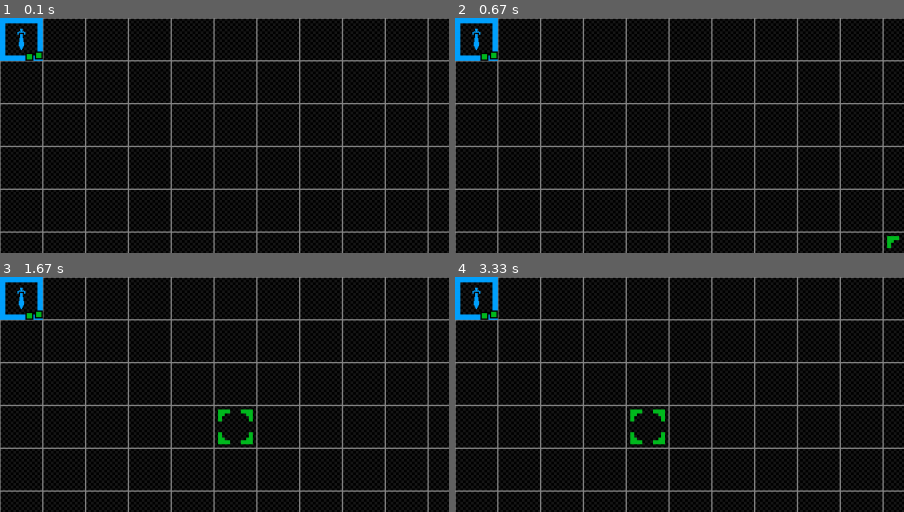
Above: before the commit, frames 1-4 (two rows, left to right).
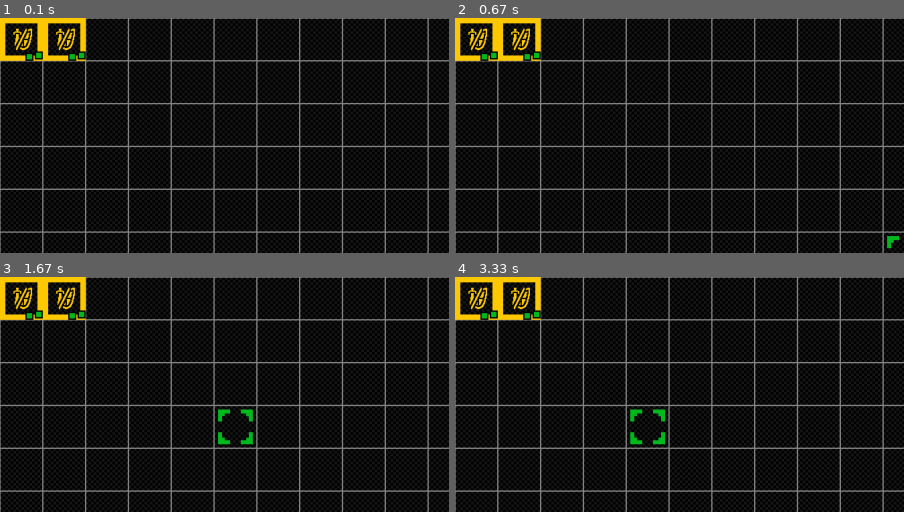
Above: after the commit, the same moments.

Repository: betonpl/pygame
Game: pygame game, started from main/Game.py
Two runs of this game, one before a commit and one after it. Both use one fixed random seed, a clock stepped at 60 frames per second and the inputs below. The source is Python 2; it was converted automatically to run under Python 3.
Inputs (mouse positions are % of the whole screen's width and height, from its top left):
- Up to frame 1 (0.1 s): no input
- Up to frame 2 (0.67 s): click (50, 50) at 0.38 s
- Up to frame 3 (1.67 s): click (60, 72) at 0.72 s; click (87, 85) at 1.05 s; click (26, 30) at 1.38 s
- Up to frame 4 (3.33 s): click (50, 62) at 1.72 s; click (36, 29) at 2.05 s; click (85, 76) at 2.38 s; click (17, 60) at 2.72 s; click (21, 31) at 3.05 s
The pictures show only the part of the screen within x 0-50%, y 0-50%; the shares and areas given below are measured in that part.

The runs differ from the first frame. In frame 1, 2.1% of the frame differs, in the area x 0-20%, y 0-19%; in frame 2, 2.1%; in frame 3, 2.1%; in frame 4, 2.1%.

Commit message:
UnitDrawerResampled, Add BoardConfigurer, and make Board more efficient.

Diff:
--- a/main/Field.py
+++ b/main/Field.py
@@ -1,20 +1,27 @@
-from math import copysign,floor
+from math import copysign, floor
 
 class Field:
 
-    def __init__(self, x, y):
+    def __init__(self, x, y, content):
         self._x = x
         self._y = y
+        self._content = content
+
     @property
     def x(self):
         return self._x
+
     @property
     def y(self):
         return self._y
 
     @property
+    def content(self):
+        return self._content
+
+    @property
     def pos(self):
-        return self.x,self.y
+        return self.x, self.y
 
     def distanceFrom(self, field):
         distanceOnXAxe = copysign(self.x - field.x, 1)
--- a/main/Game.py
+++ b/main/Game.py
@@ -12,7 +12,7 @@
     def __init__(self):
         self.__fpsClock = pygame.time.Clock()
         self.__size = size = 21, 11
-
+        self.__screen = None
         self.__eventManager = eventManager = EventManager(self)
 
         self.__board = board = Board(size[0], size[1] - 1)
--- a/main/impl/Board.py
+++ b/main/impl/Board.py
@@ -1,26 +1,27 @@
 from main.impl.EventManager import EventManager
 from main.api.Tickable import Tickable
 from main.api.Eventable import Eventable
+from main.impl.BoardConfigure import BoardConfigure
 
 class Board(Tickable, Eventable):
-    PLAYERS = ["blue", "orange"]
 
     def  __init__ (self, width, height, priority=1):
         Tickable.__init__(self, priority)
         Eventable.__init__(self)
-        self.__width = width
-        self.__height = height
+        self.__size = dict(width=width, height=height)
         self.__fields = []
+        self.__players = []
         self.__currentHover = None
         self.__currentRound = 0
+        BoardConfigure(self)
 
     @property
     def width(self):
-        return self.__width
+        return self.__size['width']
 
     @property
     def height(self):
-        return self.__height
+        return self.__size['height']
 
     @property
     def fields(self):
@@ -30,6 +31,12 @@
     def currentHover(self):
         return self.__currentHover
 
+    def addPlayer(self, player):
+        self.__players.append(player)
+
+    def addField(self, field):
+        self.__fields.append(field)
+
     def afterEventManagerSet(self):
         self.eventManager.register(None, self, EventManager.HOVERABLE)
         self.eventManager.register(None, self, EventManager.CLICKABLE)
@@ -38,5 +45,5 @@
         pass
 
     def hover(self, pos):
-        pos = pos[0] if pos[0] <= self.__width - 1 else self.__width - 1, pos[1] if pos[1] <= self.__height - 1 else self.__height - 1
+        pos = pos[0] if pos[0] <= self.width - 1 else self.width - 1, pos[1] if pos[1] <= self.height - 1 else self.height - 1
         self.__currentHover = pos
--- /dev/null
+++ b/main/impl/BoardConfigure.py
@@ -0,0 +1,21 @@
+from main.Field import Field
+from main.impl.Player import Player
+from main.unit.Balanced import Balanced
+
+
+class BoardConfigure(object):
+
+    def __init__(self, board):
+        self.__board = board
+        self.init()
+
+    @property
+    def board(self):
+        return self.__board
+
+    def init(self):
+        board = self.board
+        orangePlayer = Player("orange")
+        board.addPlayer(orangePlayer)
+        board.addField(Field(0, 0, Balanced(orangePlayer)))
+        board.addField(Field(1, 0, Balanced(orangePlayer)))
--- /dev/null
+++ b/main/impl/Player.py
@@ -0,0 +1,8 @@
+class Player(object):
+
+    def __init__(self, name):
+        self.__name = name
+
+    @property
+    def name(self):
+        return self.__name
--- a/main/impl/UnitDrawer.py
+++ b/main/impl/UnitDrawer.py
@@ -7,29 +7,18 @@
     def __init__(self, game, priority=0):
         Drawable.__init__(self, game, priority)
 
-        # # MZI ## trzeba miec jakas jednostke
-        # # MZI ## to jest czysto teoretyczny model
-        self._unit = Warrior("blue")
-
-    @property
-    def unit(self):
-        return self._unit
 
     def draw(self):
         Drawable.draw(self)
         imageResources = ImgRes.getInstance()
 
         # # MZI ## potrzebna pozycja
-        pos = [0, 0]
+        for field in self.game.board.fields:
+            self.drawUnit(imageResources, field.content, field.pos)
 
-
-
-        # # MZI ## ramka
-        self.screen.blit(imageResources.getPlayerBorder(self._unit.owner,float(self._unit.hp)/self._unit.stats.hp), pos)
-
-        # # MZI ## ikonka
-        self.screen.blit(imageResources.getUnitIcon(self._unit.owner, self._unit.image), pos)
-
-        # # MZI ## akcje
-        self.screen.blit(imageResources.getActionDot(0, 1 if self._unit.actions > 0 else 0), pos)
-        self.screen.blit(imageResources.getActionDot(1, 1 if self._unit.actions > 1 else 0), pos)
+    def drawUnit(self, imageResources, unit, pos):
+        ownerName = unit.owner.name
+        self.blitTranslated(imageResources.getPlayerBorder(ownerName, float(unit.hp) / unit.stats.hp), pos)
+        self.blitTranslated(imageResources.getUnitIcon(ownerName, unit.image), pos)
+        self.blitTranslated(imageResources.getActionDot(0, 1 if unit.actions > 0 else 0), pos)
+        self.blitTranslated(imageResources.getActionDot(1, 1 if unit.actions > 1 else 0), pos)
